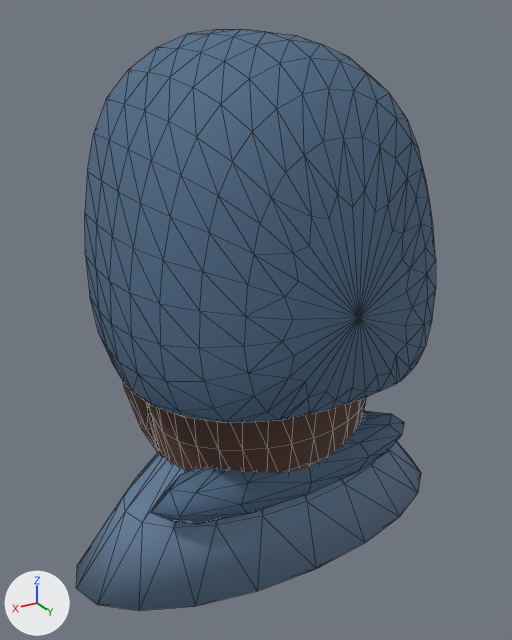
The glTF model assets/studies/traveller_painted.glb: old version first, new version second.
The view is the same before and after, from a camera (50 mm lens) standing at (1.66, 2.77, 3.41) and looking at (0.07, 0.13, 2.09). The axes (+X, +Y, +Z) are drawn at lower left. The lights are the same throughout. The older version comes first. Mesh edges are drawn as thin lines. Vertices at exactly the same position are counted once.

Script lines for the objects in view, before the commit:
```python
me_haircap_long = bpy.data.meshes.new('HairCap.Long')
me_haircap_long.from_pydata(...)  # 834 vertices, 1664 faces; spans x -0.62..0.62, y -0.47..0.58, z 1.02..3.23
me_haircap_long.materials.append(mat_travellerbody)  # picture img_traveller_painted_atlas
me_hood = bpy.data.meshes.new('Hood')
me_hood.from_pydata(...)  # 430 vertices, 856 faces; spans x -0.79..0.79, y -0.38..0.8, z 1.92..3.35
me_hood.materials.append(mat_travellerbody)  # picture img_traveller_painted_atlas
me_sphere_001 = bpy.data.meshes.new('Sphere.001')
me_sphere_001.from_pydata(...)  # a UV sphere (12 segments, 6 rings, poles along z) spanning x -0.74..0.74, y -0.18..0.18, z -0.17..0.17
me_sphere_001.materials.append(mat_travellerbody)  # picture img_traveller_painted_atlas
ob_haircap_long = bpy.data.objects.new('HairCap.Long', me_haircap_long)
ob_haircap_long.location = (0.0, 0.0, 0.0)
ob_hood = bpy.data.objects.new('Hood', me_hood)
ob_hood.location = (0.0, 0.0, 0.0)
ob_hoodseat = bpy.data.objects.new('HoodSeat', me_sphere_001)
ob_hoodseat.location = (0.0, 0.34, 1.38)
# also in view: 'TravellerBody' at (0.0, 0.11, 1.25)
```
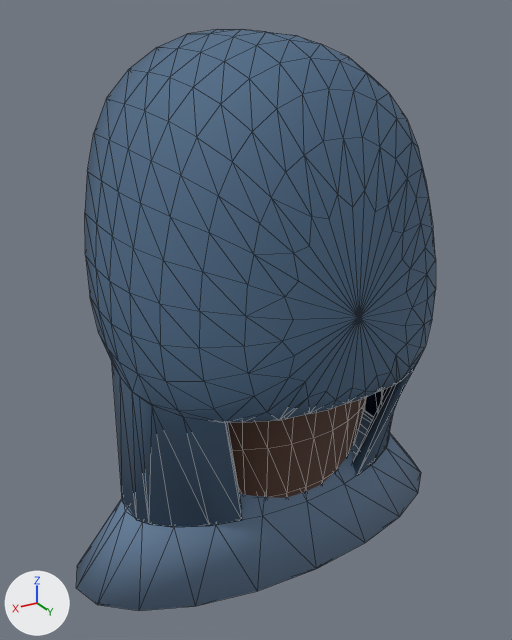
What differs and where, as boxes (x1, y1, x2, y2) in the pictures (512 x 640 px):
'Hood', reshaped (26% taller): before (85, 29, 436, 423); after (85, 29, 436, 527)
'HoodSeat', deleted (blue): before (151, 411, 404, 524)
part 1 of me_hood, reshaped: after (352, 364, 417, 476)
part 2 of me_hood, built on (blue): after (112, 363, 242, 527)

Edits to the bpy script that builds the scene:
```text
Change me_hood:
    used by ob_hood; location = (0.0, 0.0, 0.0)
    remove me_hood.from_pydata(...)  # 430 vertices, 856 faces; spans x -0.79..0.79, y -0.38..0.8, z 1.92..3.35
    add me_hood.from_pydata(...)  # 458 vertices, 912 faces; spans x -0.79..0.79, y -0.38..0.8, z 1.25..3.35
    me_hood part 1
    5 vertices are removed from x -0.68..-0.6, y -0.11..0.47, z 1.93..1.95
    25 faces are deleted
    1 vertex moves within x -0.68, y 0.05, z 1.93
    19 vertices are added at x -0.77..-0.31, y -0.1..0.46, z 1.25..1.94
    53 new faces join them
    me_hood part 2
    5 vertices are removed from x 0.6..0.68, y -0.11..0.47, z 1.93..1.95
    23 faces are deleted
    1 vertex moves within x 0.68, y 0.05, z 1.93
    19 vertices are added at x 0.31..0.77, y -0.1..0.46, z 1.25..1.94
    51 new faces join them
Remove ob_hoodseat:
    ob_hoodseat = bpy.data.objects.new('HoodSeat', me_sphere_001)
    ob_hoodseat.location = (0.0, 0.34, 1.38)
```
